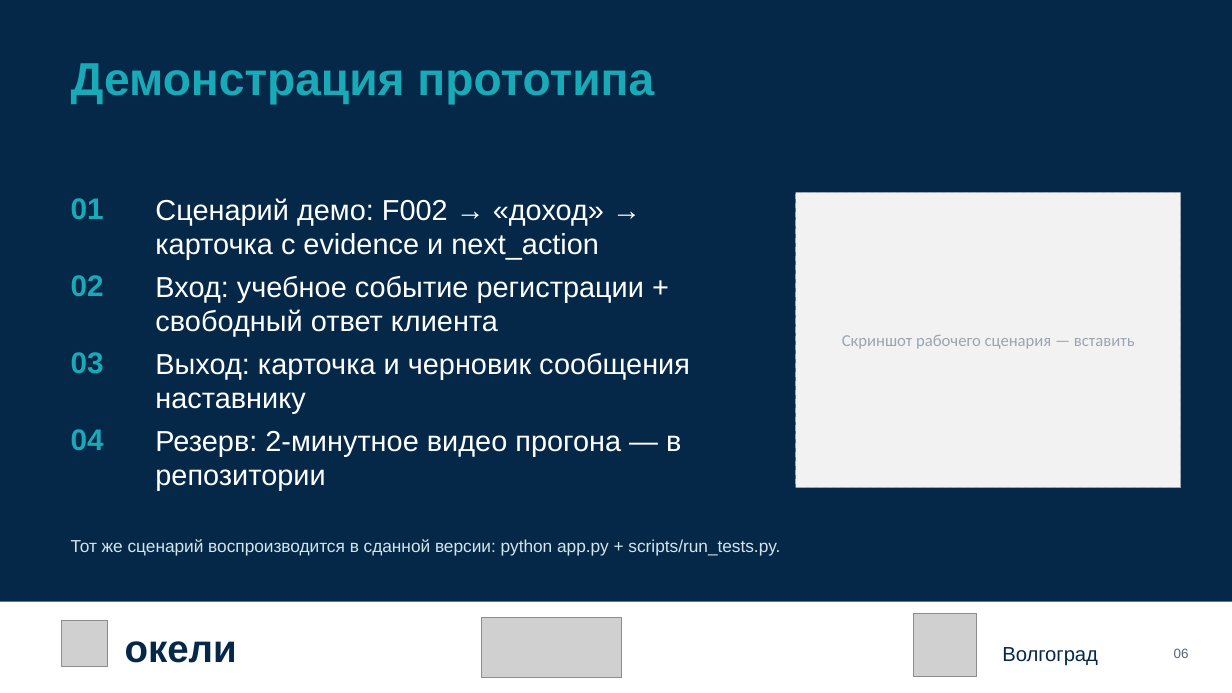
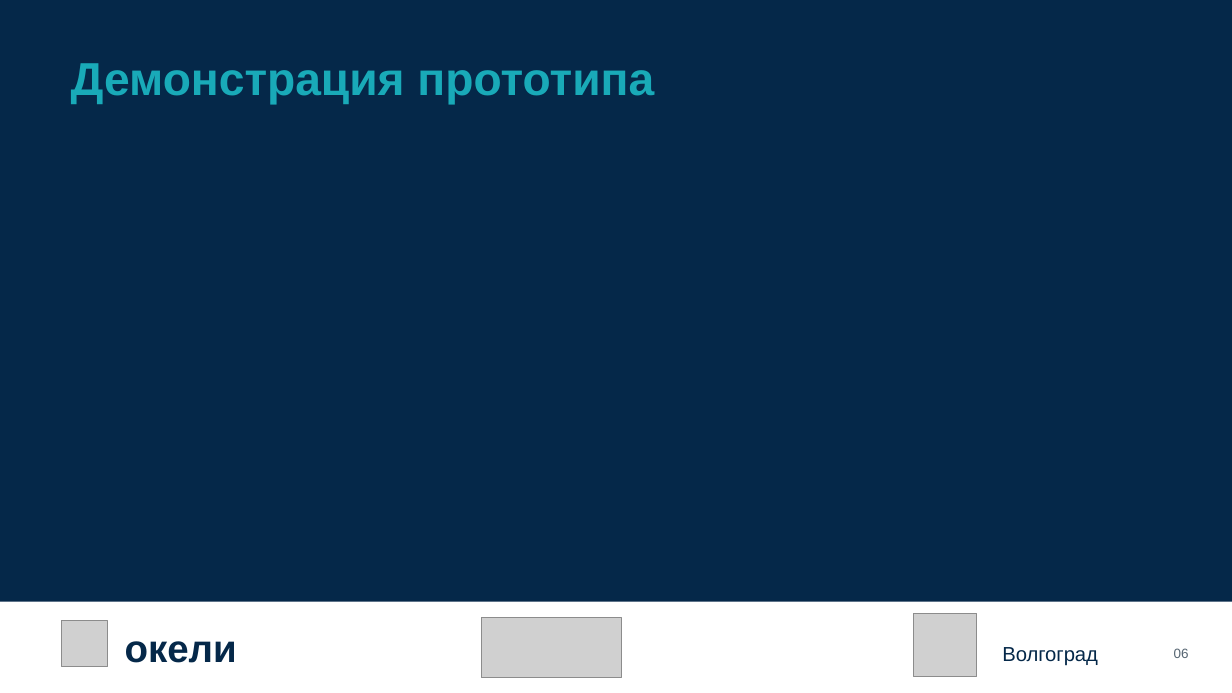
Before and after one commit to KaDyK736/FinikTeam-FB01, a slide deck: slide 7 of Презентация_Finik_FB01_по_шаблону.pptx (slide 6 before the commit). Drawn at 1232x693 pixels with LibreOffice and Linux fonts; fonts in the diff are those of the drawing; grey boxes stand for pictures. Boxes give left, top, right and bottom in pixels: in the first picture for what was removed or moved away, otherwise in the second. Text is boxed around its words. In the diff, an @@ line names an element or a change of style, - is before the commit and + after.

```diff
--- a/Презентация_Finik_FB01_по_шаблону.pptx
+++ b/Презентация_Finik_FB01_по_шаблону.pptx
@@ text removed at [71, 198, 104, 219] @@
-01
@@ text removed at [155, 198, 604, 260] @@
-Сценарий демо: F002 → «доход» → карточка с evidence и next_action
@@ rectangle removed at [796, 192, 1181, 487] @@
-Скриншот рабочего сценария — вставить
@@ text removed at [71, 275, 104, 296] @@
-02
@@ text removed at [155, 276, 644, 337] @@
-Вход: учебное событие регистрации + свободный ответ клиента
@@ text removed at [71, 352, 104, 374] @@
-03
@@ text removed at [155, 353, 690, 414] @@
-Выход: карточка и черновик сообщения наставнику
@@ text removed at [71, 429, 104, 450] @@
-04
@@ text removed at [155, 431, 681, 491] @@
-Резерв: 2-минутное видео прогона — в репозитории
@@ text removed at [71, 539, 780, 556] @@
-Тот же сценарий воспроизводится в сданной версии: python app.py + scripts/run_tests.py.
```
Also in this commit, not shown: 7 other slides changed, 2 slides added, 2 slides removed.
